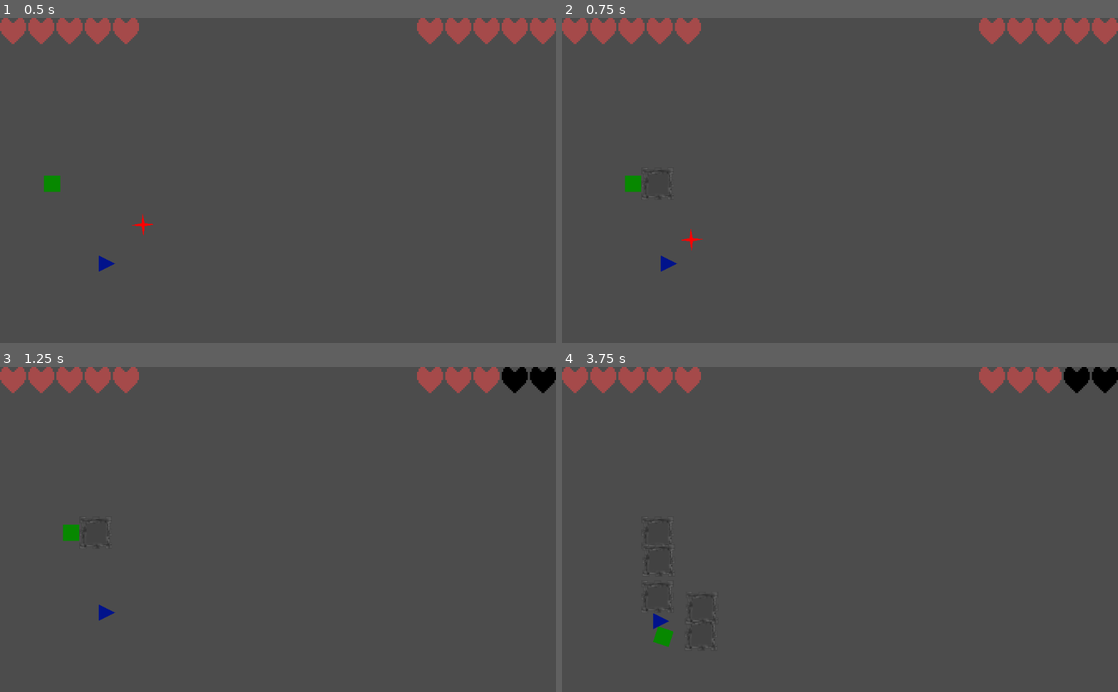
Above: before the commit, frames 1-4 (two rows, left to right).
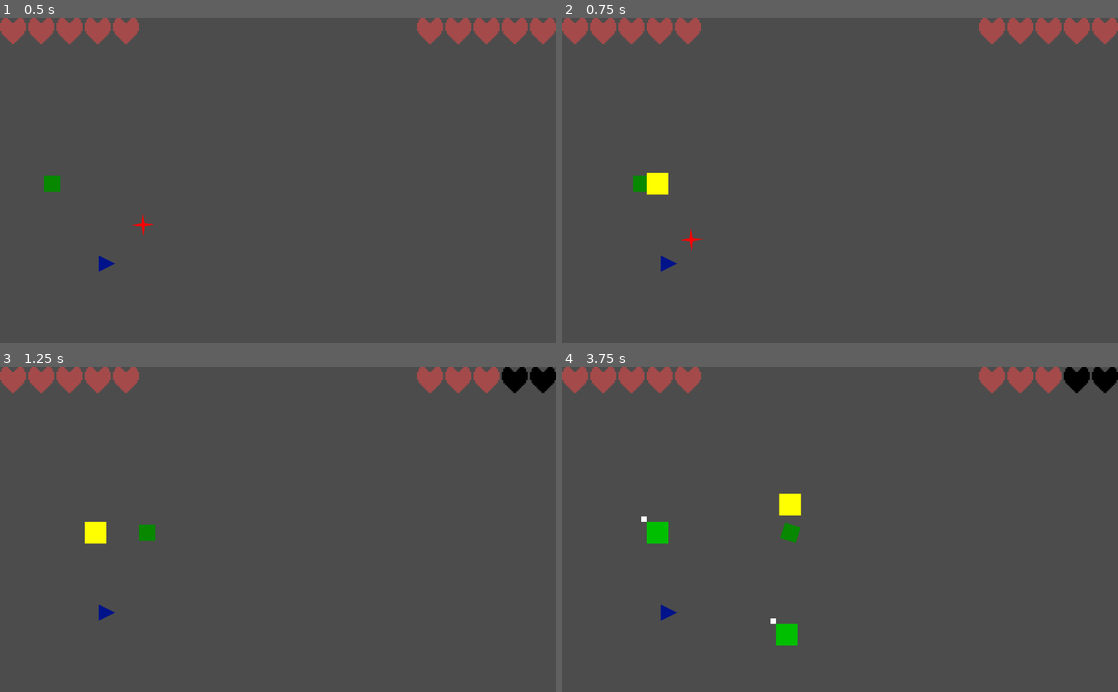
Above: after the commit, the same moments.

Repository: Rohurd/Nanahuatzin
Game: Godot game, scene res://Scenes/Level.tscn
Same seed, same stepped clock (60 frames per second), same inputs: the game is played once before the commit and once after it.
Inputs:
- Up to frame 1 (0.5 s): no input
- Up to frame 2 (0.75 s): tap Enter at 0.5 s; hold Right (square_right) from 0.53 s (still down); tap Space (square_build_tower) at 0.6 s
- Up to frame 3 (1.25 s): keep holding Right (square_right)
- Up to frame 4 (3.75 s): release Right (square_right) at 1.28 s; hold Down (square_down) 1.28-2.03 s; tap Space (square_build_tower) at 1.35, 2.3, 2.85, 3.6 s; hold Right (square_right) 2.03-2.78 s; tap X (square_shoot) at 2.1 s; hold Up (square_up) 2.78-3.53 s; hold Left (square_left) from 3.53 s (still down)

Frame 1 is identical in both runs. In frame 2, 0.4% of the frame differs, in the area x 11-20%, y 46-56%; in frame 3, 0.6%; in frame 4, 1.3%, in the area x 14-43%, y 38-87%.

Commit message:
spam to build

Diff:
--- a/Scenes/Level.tscn
+++ b/Scenes/Level.tscn
@@ -5,14 +5,12 @@
 [ext_resource path="res://Scenes/Enemy1.tscn" type="PackedScene" id=3]
 [ext_resource path="res://Scenes/Health.tscn" type="PackedScene" id=4]
 
-[node name="Level" type="Node2D" index="0"]
+[node name="Level" type="Node2D"]
 
 [node name="Square" parent="." index="0" instance=ExtResource( 1 )]
 
 position = Vector2( 95.5807, 306.051 )
 speed = 250
-health = 5
-max_health = 5
 
 [node name="Triangle" parent="." index="1" instance=ExtResource( 2 )]
 
--- /dev/null
+++ b/Scenes/SoonToBeTower.tscn
@@ -0,0 +1,210 @@
+[gd_scene load_steps=3 format=2]
+
+[ext_resource path="res://Scripts/SoonToBeTower.gd" type="Script" id=1]
+
+[sub_resource type="RectangleShape2D" id=1]
+
+custom_solver_bias = 0.0
+extents = Vector2( 15, 15 )
+
+[node name="SoonToBeTower" type="Area2D" index="0"]
+
+input_pickable = true
+gravity_vec = Vector2( 0, 1 )
+gravity = 98.0
+linear_damp = 0.1
+angular_damp = 1.0
+audio_bus_override = false
+audio_bus_name = "Master"
+script = ExtResource( 1 )
+max_to_build = 8
+color = Color( 0, 0.746078, 0, 1 )
+mark_color = Color( 1, 1, 0, 1 )
+
+[node name="CollisionShape2D" type="CollisionShape2D" parent="." index="0"]
+
+scale = Vector2( 2, 2 )
+shape = SubResource( 1 )
+_sections_unfolded = [ "Transform", "Visibility" ]
+
+[node name="Main" type="ColorRect" parent="." index="1"]
+
+anchor_left = 0.0
+anchor_top = 0.0
+anchor_right = 0.0
+anchor_bottom = 0.0
+margin_left = -20.0
+margin_top = -20.0
+margin_right = 20.0
+margin_bottom = 20.0
+rect_pivot_offset = Vector2( 0, 0 )
+rect_clip_content = false
+mouse_filter = 0
+mouse_default_cursor_shape = 0
+size_flags_horizontal = 1
+size_flags_vertical = 1
+color = Color( 1, 1, 1, 1 )
+_sections_unfolded = [ "Material" ]
+
+[node name="ColorRect" type="ColorRect" parent="." index="2"]
+
+visible = false
+anchor_left = 0.0
+anchor_top = 0.0
+anchor_right = 0.0
+anchor_bottom = 0.0
+margin_left = -30.0
+margin_top = -30.0
+margin_right = -20.0
+margin_bottom = -20.0
+rect_pivot_offset = Vector2( 0, 0 )
+rect_clip_content = false
+mouse_filter = 0
+mouse_default_cursor_shape = 0
+size_flags_horizontal = 1
+size_flags_vertical = 1
+color = Color( 1, 1, 1, 1 )
+
+[node name="ColorRect2" type="ColorRect" parent="." index="3"]
+
+visible = false
+anchor_left = 0.0
+anchor_top = 0.0
+anchor_right = 0.0
+anchor_bottom = 0.0
+margin_left = 20.0
+margin_top = 20.0
+margin_right = 30.0
+margin_bottom = 30.0
+rect_pivot_offset = Vector2( 0, 0 )
+rect_clip_content = false
+mouse_filter = 0
+mouse_default_cursor_shape = 0
+size_flags_horizontal = 1
+size_flags_vertical = 1
+color = Color( 1, 1, 1, 1 )
+_sections_unfolded = [ "Anchor", "Margin" ]
+
+[node name="ColorRect3" type="ColorRect" parent="." index="4"]
+
+visible = false
+anchor_left = 0.0
+anchor_top = 0.0
+anchor_right = 0.0
+anchor_bottom = 0.0
+margin_left = -30.0
+margin_top = 20.0
+margin_right = -20.0
+margin_bottom = 30.0
+rect_pivot_offset = Vector2( 0, 0 )
+rect_clip_content = false
+mouse_filter = 0
+mouse_default_cursor_shape = 0
+size_flags_horizontal = 1
+size_flags_vertical = 1
+color = Color( 1, 1, 1, 1 )
+_sections_unfolded = [ "Anchor", "Margin" ]
+
+[node name="ColorRect4" type="ColorRect" parent="." index="5"]
+
+visible = false
+anchor_left = 0.0
+anchor_top = 0.0
+anchor_right = 0.0
+anchor_bottom = 0.0
+margin_left = 20.0
+margin_top = -30.0
+margin_right = 30.0
+margin_bottom = -20.0
+rect_pivot_offset = Vector2( 0, 0 )
+rect_clip_content = false
+mouse_filter = 0
+mouse_default_cursor_shape = 0
+size_flags_horizontal = 1
+size_flags_vertical = 1
+color = Color( 1, 1, 1, 1 )
+_sections_unfolded = [ "Anchor", "Margin" ]
+
+[node name="ColorRect5" type="ColorRect" parent="." index="6"]
+
+visible = false
+anchor_left = 0.0
+anchor_top = 0.0
+anchor_right = 0.0
+anchor_bottom = 0.0
+margin_left = 20.0
+margin_top = -5.0
+margin_right = 30.0
+margin_bottom = 5.0
+rect_pivot_offset = Vector2( 0, 0 )
+rect_clip_content = false
+mouse_filter = 0
+mouse_default_cursor_shape = 0
+size_flags_horizontal = 1
+size_flags_vertical = 1
+color = Color( 1, 1, 1, 1 )
+_sections_unfolded = [ "Anchor", "Margin" ]
+
+[node name="ColorRect6" type="ColorRect" parent="." index="7"]
+
+visible = false
+anchor_left = 0.0
+anchor_top = 0.0
+anchor_right = 0.0
+anchor_bottom = 0.0
+margin_left = -30.0
+margin_top = -5.0
+margin_right = -20.0
+margin_bottom = 5.0
+rect_pivot_offset = Vector2( 0, 0 )
+rect_clip_content = false
+mouse_filter = 0
+mouse_default_cursor_shape = 0
+size_flags_horizontal = 1
+size_flags_vertical = 1
+color = Color( 1, 1, 1, 1 )
+_sections_unfolded = [ "Anchor", "Margin" ]
+
+[node name="ColorRect7" type="ColorRect" parent="." index="8"]
+
+visible = false
+anchor_left = 0.0
+anchor_top = 0.0
+anchor_right = 0.0
+anchor_bottom = 0.0
+margin_left = -5.0
+margin_top = -30.0
+margin_right = 5.0
+margin_bottom = -20.0
+rect_pivot_offset = Vector2( 0, 0 )
+rect_clip_content = false
+mouse_filter = 0
+mouse_default_cursor_shape = 0
+size_flags_horizontal = 1
+size_flags_vertical = 1
+color = Color( 1, 1, 1, 1 )
+_sections_unfolded = [ "Anchor", "Margin" ]
+
+[node name="ColorRect8" type="ColorRect" parent="." index="9"]
+
+visible = false
+anchor_left = 0.0
+anchor_top = 0.0
+anchor_right = 0.0
+anchor_bottom = 0.0
+margin_left = -5.0
+margin_top = 20.0
+margin_right = 5.0
+margin_bottom = 30.0
+rect_pivot_offset = Vector2( 0, 0 )
+rect_clip_content = false
+mouse_filter = 0
+mouse_default_cursor_shape = 0
+size_flags_horizontal = 1
+size_flags_vertical = 1
+color = Color( 1, 1, 1, 1 )
+_sections_unfolded = [ "Anchor", "Margin" ]
+
+[connection signal="area_entered" from="." to="." method="collision_detected"]
+
+[connection signal="body_entered" from="." to="." method="body_detected"]
--- a/Scenes/Square.tscn
+++ b/Scenes/Square.tscn
@@ -8,7 +8,7 @@
 custom_solver_bias = 0.0
 extents = Vector2( 15, 15 )
 
-[node name="Square" type="KinematicBody2D" index="0"]
+[node name="Square" type="KinematicBody2D"]
 
 input_pickable = false
 collision_layer = 1
@@ -18,6 +18,8 @@
 speed = 500
 radius = 15
 rotation_speed = 6.28319
+health = 5
+max_health = 5
 
 [node name="CollisionShape2D" type="CollisionShape2D" parent="." index="0"]
 
--- /dev/null
+++ b/Scenes/Tower.gd
@@ -0,0 +1,16 @@
+extends StaticBody2D
+
+# class member variables go here, for example:
+# var a = 2
+# var b = "textvar"
+
+func _ready():
+	add_to_group("tower")
+
+func collision_detected(other):
+	pass
+
+#func _process(delta):
+#	# Called every frame. Delta is time since last frame.
+#	# Update game logic here.
+#	pass
--- a/Scenes/Tower.tscn
+++ b/Scenes/Tower.tscn
@@ -1,27 +1,32 @@
-[gd_scene load_steps=3 format=2]
+[gd_scene load_steps=4 format=2]
 
-[ext_resource path="res://Textures/tower.png" type="Texture" id=1]
+[ext_resource path="res://Scenes/Tower.gd" type="Script" id=1]
+[ext_resource path="res://Textures/tower.png" type="Texture" id=2]
 
 [sub_resource type="RectangleShape2D" id=1]
 
 custom_solver_bias = 0.0
 extents = Vector2( 15, 15 )
 
-[node name="KinematicBody2D" type="KinematicBody2D"]
+[node name="Tower" type="StaticBody2D"]
 
 input_pickable = false
 collision_layer = 1
 collision_mask = 1
-collision/safe_margin = 0.08
+constant_linear_velocity = Vector2( 0, 0 )
+constant_angular_velocity = 0.0
+friction = 1.0
+bounce = 0.0
+script = ExtResource( 1 )
 
 [node name="Sprite" type="Sprite" parent="." index="0"]
 
-texture = ExtResource( 1 )
+texture = ExtResource( 2 )
 _sections_unfolded = [ "Transform" ]
 
 [node name="CollisionShape2D" type="CollisionShape2D" parent="." index="1"]
 
 visible = false
-scale = Vector2( 1.99593, 2.00113 )
+scale = Vector2( 2, 2 )
 shape = SubResource( 1 )
 _sections_unfolded = [ "Transform", "Visibility" ]
--- a/Scenes/Tower_Building_Ability.tscn
+++ b/Scenes/Tower_Building_Ability.tscn
@@ -1,7 +1,32 @@
-[gd_scene load_steps=2 format=2]
+[gd_scene load_steps=4 format=2]
 
 [ext_resource path="res://Scripts/Tower_Building_Ability.gd" type="Script" id=1]
+[ext_resource path="res://Scripts/BuildingRadius.gd" type="Script" id=2]
 
-[node name="Node" type="Node"]
+[sub_resource type="CircleShape2D" id=1]
+
+custom_solver_bias = 0.0
+radius = 80.0
+
+[node name="Node" type="Node2D"]
 
 script = ExtResource( 1 )
+
+[node name="BuildingRadius" type="Area2D" parent="." index="0"]
+
+input_pickable = true
+gravity_vec = Vector2( 0, 1 )
+gravity = 98.0
+linear_damp = 0.1
+angular_damp = 1.0
+audio_bus_override = false
+audio_bus_name = "Master"
+script = ExtResource( 2 )
+
+[node name="CollisionShape2D" type="CollisionShape2D" parent="BuildingRadius" index="0"]
+
+shape = SubResource( 1 )
+
+[connection signal="area_entered" from="BuildingRadius" to="BuildingRadius" method="area_entered"]
+
+[connection signal="area_exited" from="BuildingRadius" to="BuildingRadius" method="area_left"]
--- /dev/null
+++ b/Scripts/BuildingRadius.gd
@@ -0,0 +1,26 @@
+extends Area2D
+
+# class member variables go here, for example:
+# var a = 2
+# var b = "textvar"
+var possible_buildings = []
+
+func _ready():
+	# Called when the node is added to the scene for the first time.
+	# Initialization here
+	pass
+
+func area_entered(other):
+	if other.is_in_group("SoonToBeTower"):
+		possible_buildings.append(other)
+		possible_buildings[0].mark()
+
+func area_left(other):
+	if other.is_in_group("SoonToBeTower"):
+		possible_buildings.erase(other)
+		other.unmark()
+
+#func _process(delta):
+#	# Called every frame. Delta is time since last frame.
+#	# Update game logic here.
+#	pass
--- /dev/null
+++ b/Scripts/SoonToBeTower.gd
@@ -0,0 +1,47 @@
+extends Area2D
+
+# class member variables go here, for example:
+# var a = 2
+# var b = "textvar"
+export var max_to_build = 8
+var build = 0
+var rects = []
+export var color = Color(0/255, 190.25/255, 170/255)
+export var mark_color = Color(255/255, 255/255, 0/255)
+
+func _ready():
+	unmark()
+	add_to_group("SoonToBeTower")
+	add_to_group("tower")
+	rects = [$ColorRect, $ColorRect2,$ColorRect3,$ColorRect4,$ColorRect5,$ColorRect6,$ColorRect7,$ColorRect8]
+
+func _change_to_tower():
+	var scene = load("res://Scenes/Tower.tscn")
+	var scene_instance = scene.instance()
+	scene_instance.set_name("tower")
+	var world = get_node("/root")
+	scene_instance.set_position(position)
+	world.add_child(scene_instance)
+	queue_free()
+
+func build():
+	if max_to_build == build:
+		_change_to_tower()
+		return
+	rects[build].show()
+	build += 1
+
+func mark():
+	$Main.modulate = mark_color
+
+func unmark():
+	$Main.modulate = color
+
+func body_detected(other):
+	if other.is_in_group("tower"):
+		queue_free()
+
+func collision_detected(other):
+	if other.is_in_group("tower"):
+		if get_instance_id() > other.get_instance_id():
+			queue_free()
--- a/Scripts/Square.gd
+++ b/Scripts/Square.gd
@@ -14,6 +14,7 @@
 	if value != health:
 		health = value
 		emit_signal("health_changed", self)
+
 
 func _physics_process(delta):
 	var velocity = Vector2() # The player's movement vector.
--- a/Scripts/Tower_Building_Ability.gd
+++ b/Scripts/Tower_Building_Ability.gd
@@ -1,4 +1,4 @@
-extends Node
+extends Node2D
 
 # class member variables go here, for example:
 # var a = 2
@@ -10,14 +10,17 @@
 	pass
 
 func build_tower():
-	var scene = load("res://Scenes/Tower.tscn")
-	var scene_instance = scene.instance()
-	scene_instance.set_name("tower")
-	var player = get_parent()
-	var newPos = Vector2(60,0).rotated(player.rotation) + player.position
-	scene_instance.set_position(newPos)
-	player.get_parent().add_child(scene_instance)
-	pass
+	if len($"./BuildingRadius".possible_buildings) == 0:
+		var scene = load("res://Scenes/SoonToBeTower.tscn")
+		var scene_instance = scene.instance()
+		scene_instance.set_name("tower")
+		var player = get_parent()
+		var newPos = Vector2(60,0).rotated(player.rotation) + player.position
+		scene_instance.set_position(newPos)
+		player.get_parent().add_child(scene_instance)
+	else:
+		var building = $"./BuildingRadius".possible_buildings[0]
+		building.build()
 
 func _process(delta):
 	# Called every frame. Delta is time since last frame.
--- /dev/null
+++ b/Textures/TowerToBe.svg
@@ -0,0 +1,129 @@
+<?xml version="1.0" encoding="UTF-8" standalone="no"?>
+<!-- Created with Inkscape (http://www.inkscape.org/) -->
+
+<svg
+   xmlns:dc="http://purl.org/dc/elements/1.1/"
+   xmlns:cc="http://creativecommons.org/ns#"
+   xmlns:rdf="http://www.w3.org/1999/02/22-rdf-syntax-ns#"
+   xmlns:svg="http://www.w3.org/2000/svg"
+   xmlns="http://www.w3.org/2000/svg"
+   xmlns:sodipodi="http://sodipodi.sourceforge.net/DTD/sodipodi-0.dtd"
+   xmlns:inkscape="http://www.inkscape.org/namespaces/inkscape"
+   version="1.1"
+   id="svg2692"
+   width="19.200001"
+   height="19.200001"
+   viewBox="0 0 19.200001 19.200001"
+   sodipodi:docname="TowerToBe.svg"
+   inkscape:export-filename="/home/syrn/git/Nanahuatzin/Textures/TowerToBe.png"
+   inkscape:export-xdpi="300"
+   inkscape:export-ydpi="300"
+   inkscape:version="0.92.2 2405546, 2018-03-11">
+  <metadata
+     id="metadata2698">
+    <rdf:RDF>
+      <cc:Work
+         rdf:about="">
+        <dc:format>image/svg+xml</dc:format>
+        <dc:type
+           rdf:resource="http://purl.org/dc/dcmitype/StillImage" />
+        <dc:title />
+      </cc:Work>
+    </rdf:RDF>
+  </metadata>
+  <defs
+     id="defs2696" />
+  <sodipodi:namedview
+     pagecolor="#ffffff"
+     bordercolor="#666666"
+     borderopacity="1"
+     objecttolerance="10"
+     gridtolerance="10"
+     guidetolerance="10"
+     inkscape:pageopacity="0"
+     inkscape:pageshadow="2"
+     inkscape:window-width="1360"
+     inkscape:window-height="687"
+     id="namedview2694"
+     showgrid="false"
+     showguides="false"
+     inkscape:zoom="16"
+     inkscape:cx="6.0174668"
+     inkscape:cy="11.282644"
+     inkscape:window-x="0"
+     inkscape:window-y="46"
+     inkscape:window-maximized="0"
+     inkscape:current-layer="svg2692" />
+  <rect
+     style="opacity:1;vector-effect:none;fill:#00f3df;fill-opacity:1;stroke:none;stroke-width:1.67214048;stroke-linecap:round;stroke-linejoin:round;stroke-miterlimit:4;stroke-dasharray:none;stroke-dashoffset:0;stroke-opacity:1"
+     id="rect6964"
+     width="4"
+     height="4"
+     x="0"
+     y="15.200001"
+     rx="0"
+     ry="4" />
+  <rect
+     ry="4"
+     rx="0"
+     y="15.200001"
+     x="7.6999998"
+     height="4"
+     width="4"
+     id="rect6966"
+     style="opacity:1;vector-effect:none;fill:#00f3df;fill-opacity:1;stroke:none;stroke-width:1.67214048;stroke-linecap:round;stroke-linejoin:round;stroke-miterlimit:4;stroke-dasharray:none;stroke-dashoffset:0;stroke-opacity:1" />
+  <rect
+     style="opacity:1;vector-effect:none;fill:#00f3df;fill-opacity:1;stroke:none;stroke-width:1.67214048;stroke-linecap:round;stroke-linejoin:round;stroke-miterlimit:4;stroke-dasharray:none;stroke-dashoffset:0;stroke-opacity:1"
+     id="rect6968"
+     width="4"
+     height="4"
+     x="15.200001"
+     y="15.200001"
+     rx="0"
+     ry="4" />
+  <rect
+     ry="4"
+     rx="0"
+     y="7.4711871"
+     x="0"
+     height="4"
+     width="4"
+     id="rect6970"
+     style="opacity:1;vector-effect:none;fill:#00f3df;fill-opacity:1;stroke:none;stroke-width:1.67214048;stroke-linecap:round;stroke-linejoin:round;stroke-miterlimit:4;stroke-dasharray:none;stroke-dashoffset:0;stroke-opacity:1" />
+  <rect
+     ry="4"
+     rx="0"
+     y="7.4711871"
+     x="15.200001"
+     height="4"
+     width="4"
+     id="rect6972"
+     style="opacity:1;vector-effect:none;fill:#00f3df;fill-opacity:1;stroke:none;stroke-width:1.67214048;stroke-linecap:round;stroke-linejoin:round;stroke-miterlimit:4;stroke-dasharray:none;stroke-dashoffset:0;stroke-opacity:1" />
+  <rect
+     ry="4"
+     rx="0"
+     y="0"
+     x="0"
+     height="4"
+     width="4"
+     id="rect6974"
+     style="opacity:1;vector-effect:none;fill:#00f3df;fill-opacity:1;stroke:none;stroke-width:1.67214048;stroke-linecap:round;stroke-linejoin:round;stroke-miterlimit:4;stroke-dasharray:none;stroke-dashoffset:0;stroke-opacity:1" />
+  <rect
+     style="opacity:1;vector-effect:none;fill:#00f3df;fill-opacity:1;stroke:none;stroke-width:1.67214048;stroke-linecap:round;stroke-linejoin:round;stroke-miterlimit:4;stroke-dasharray:none;stroke-dashoffset:0;stroke-opacity:1"
+     id="rect6976"
+     width="4"
+     height="4"
+     x="7.6999998"
+     y="0"
+     rx="0"
+     ry="4" />
+  <rect
+     ry="4"
+     rx="0"
+     y="0"
+     x="15.200001"
+     height="4"
+     width="4"
+     id="rect6978"
+     style="opacity:1;vector-effect:none;fill:#00f3df;fill-opacity:1;stroke:none;stroke-width:1.67214048;stroke-linecap:round;stroke-linejoin:round;stroke-miterlimit:4;stroke-dasharray:none;stroke-dashoffset:0;stroke-opacity:1" />
+</svg>
Binary file added: Textures/TowerToBe.png
Not shown, added: Textures/TowerToBe.png.import
Not shown, added: Textures/TowerToBe.svg.import
